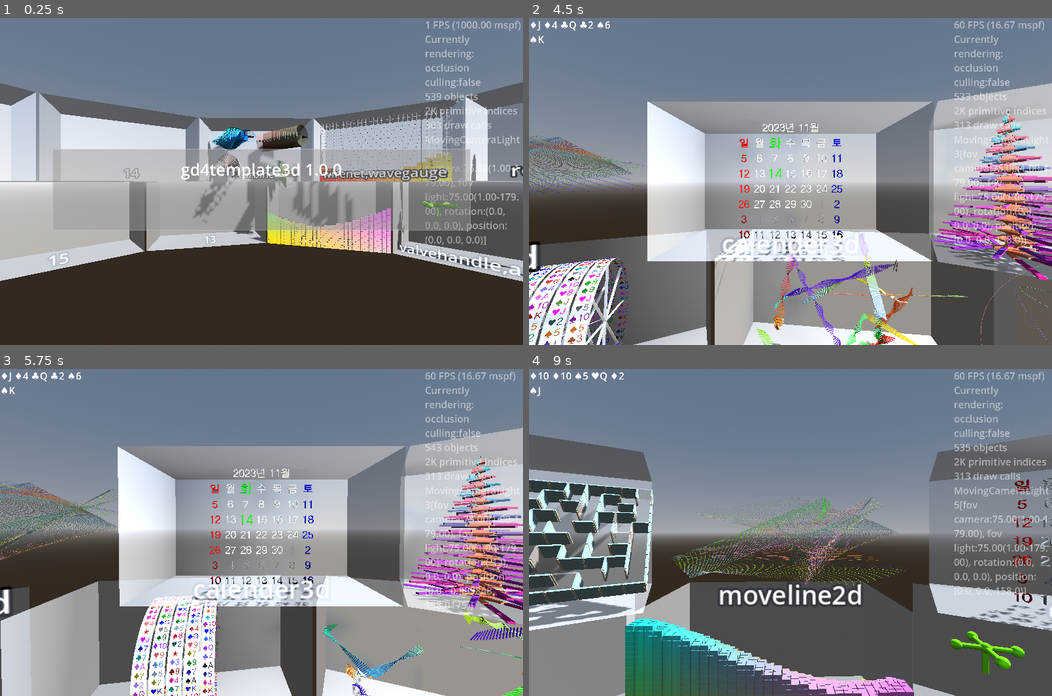
Above: before the commit, frames 1-4 (two rows, left to right).
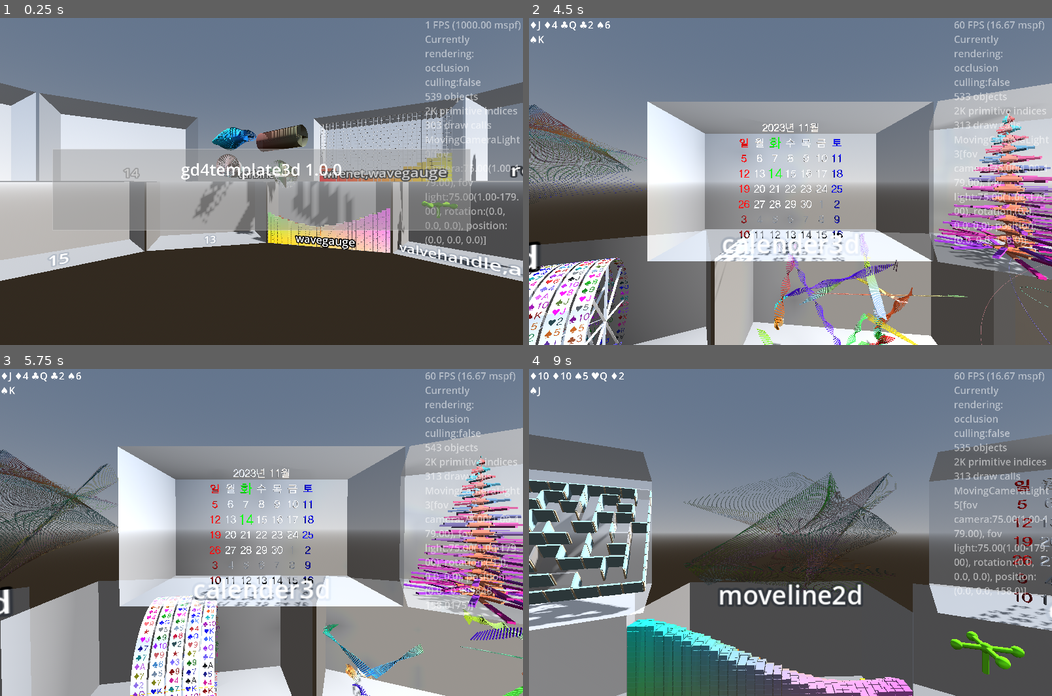
Above: after the commit, the same moments.

Repository: kasworld/gd4template3d
Game: Godot game, scene res://main.tscn
Two runs of this game, one before a commit and one after it. Both use one fixed random seed, a clock stepped at 60 frames per second and the inputs below.
Inputs (mouse positions are in pixels of both pictures, inside the frame that each line leads up to):
- Up to frame 1 (0.25 s): no input
- Up to frame 2 (4.5 s): tap Enter at 0.5, 2.1, 4.35 s; move the mouse to (905, 165) at 0.52 s; hold Right 0.53-1.28 s; tap Q at 0.6, 2.85 s; click (905, 165) at 0.67 s; move the mouse to (685, 197) at 1.27 s; hold Down 1.28-2.03 s; tap E at 1.35, 3.6 s; move the mouse to (842, 109) at 2.02 s; hold Right 2.03-2.78 s; move the mouse to (764, 246) at 2.77 s; hold Up 2.78-3.53 s; click (764, 246) at 2.92 s; move the mouse to (947, 230) at 3.52 s; hold Left from 3.53 s (still down); move the mouse to (633, 132) at 4.27 s
- Up to frame 3 (5.75 s): move the mouse to (287, 532) at 5.02 s; release Left at 5.03 s; hold Down from 5.03 s (still down); tap Q at 5.1 s; click (287, 532) at 5.17 s
- Up to frame 4 (9 s): move the mouse to (712, 450) at 5.77 s; release Down at 5.78 s; hold Right 5.78-6.53 s; tap one key every 0.75 s from 5.85 s: E Enter Q E Enter; move the mouse to (905, 516) at 6.52 s; hold Up 6.53-7.28 s; move the mouse to (685, 548) at 7.27 s; hold Right 7.28-8.03 s; click (685, 548) at 7.42 s; move the mouse to (842, 460) at 8.02 s; hold Down 8.03-8.78 s; move the mouse to (764, 597) at 8.77 s; hold Left from 8.78 s (still down)

The runs differ from the first frame. In frame 1, 2.7% of the frame differs, in the area x 38-100%, y 30-79%; in frame 2, 2.3%; in frame 3, 3.2%; in frame 4, 7.6%, in the area x 0-74%, y 31-100%.

Commit message:
adjust size

Diff:
--- a/main.gd
+++ b/main.gd
@@ -113,6 +113,7 @@
 func turbine_demo(glasscabinet :GlassCabinet, labeltext :String = "") -> void:
 	if labeltext != "":
 		glasscabinet.set_label_text(labeltext)
+	glasscabinet.show_wall_box(false)
 	for pos in [ Vector3(WorldSize.x/4, WorldSize.y/4,0), Vector3(-WorldSize.x/4, WorldSize.y/4,0),
 				 Vector3(WorldSize.x/4,-WorldSize.y/4,0), Vector3(-WorldSize.x/4,-WorldSize.y/4,0),]:
 		var tb = preload("res://turbine/turbine.tscn").instantiate(
@@ -221,7 +222,7 @@
 	if labeltext != "":
 		glasscabinet.set_label_text(labeltext)
 	wavegauge_box = preload("res://wave_gauge/wave_gauge.tscn").instantiate(
-		).init(Vector3(WorldSize.x,WorldSize.y,WorldSize.z), Vector3i(32,32,32), WaveGauge.color_list, 0.1, 1.0 )
+		).init(Vector3(WorldSize.x-1,WorldSize.y-1,WorldSize.z-1), Vector3i(32,32,32), WaveGauge.color_list, 0.1, 1.0 )
 	glasscabinet.add_child(wavegauge_box)
 
 var wirenet :MultiMeshShape
@@ -243,7 +244,7 @@
 		glasscabinet.set_label_text(labeltext)
 	var ms := Maze3DSetting.new_default()
 	ms.MazeSize = Vector2i(16,9)
-	ms.LaneW = WorldSize.x/ms.MazeSize.x
+	ms.LaneW = WorldSize.x/ms.MazeSize.x-0.1
 	ms.StoryH = ms.LaneW
 	ms.WallThick = ms.LaneW *0.1
 	ms.MakeSubWallRate = 0.1
@@ -324,7 +325,7 @@
 	ml2dmi.material_override = StandardMaterial3D.new()
 	ml2dmi.material_override.transparency = StandardMaterial3D.TRANSPARENCY_ALPHA
 	ml2dmi.material_override.albedo_texture = svp.get_texture()
-	ml2dmi.rotation.x = -PI/4
+	#ml2dmi.rotation.x = -PI/4
 	glasscabinet.add_child(svp)
 	glasscabinet.add_child(ml2dmi)
 
